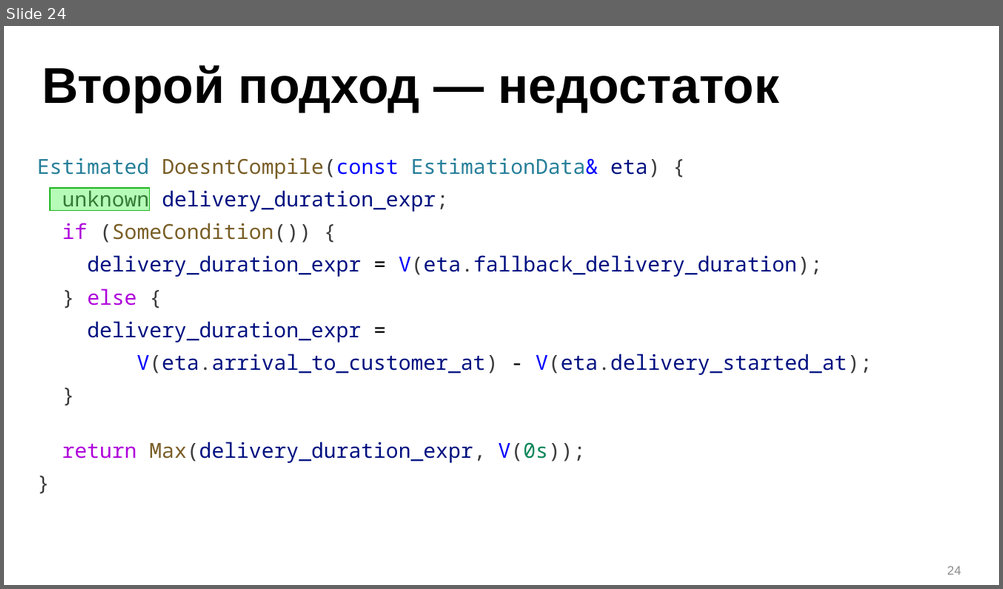
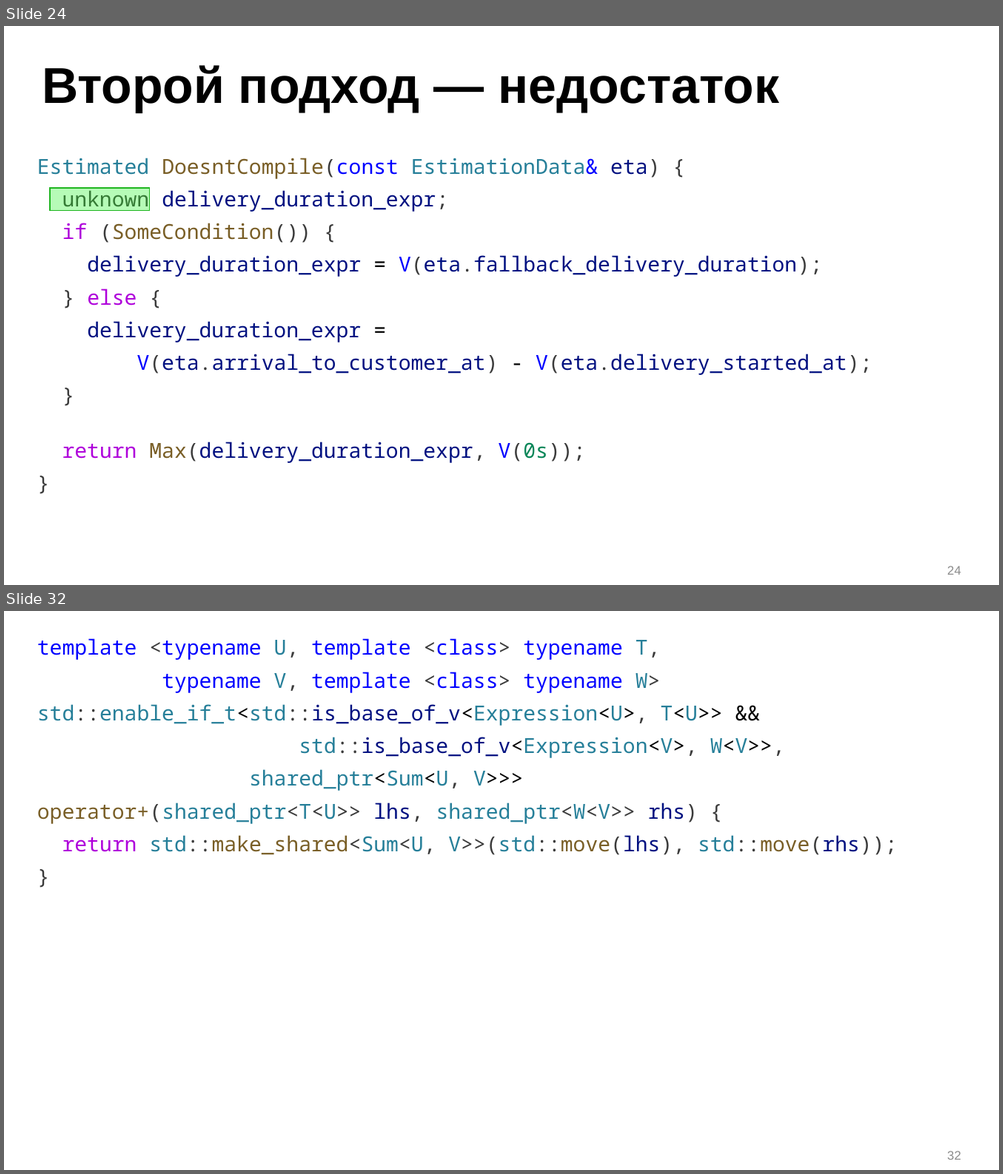
Before and after one commit to ishfb/zcc23, a slide deck: slides_new.pptx. Shown one above the other, each under a label of ours: slide 24 before the commit, slides 24 and 32 after it; the slides between them are not shown. The pictures are 1003x589 and 1003x1174 pixels, drawn with LibreOffice and Linux fonts; fonts in the diff are those of the drawing. Boxes give left, top, right and bottom in pixels: in the first picture for what was removed or moved away, otherwise in the second. Text is boxed around its words. In the diff, an @@ line names an element or a change of style, - is before the commit and + after.

```diff
--- a/slides_new.pptx
+++ b/slides_new.pptx
@@ slide 32 added at box(4, 611, 999, 1170), background #FFFFFF @@
@@ text added at box(37, 638, 896, 855), 20 pt, text #267F99 @@
+template <typename U, template <class> typename T,
+typename V, template <class> typename W>
+std::enable_if_t<std::is_base_of_v<Expression<U>, T<U>> &&
+std::is_base_of_v<Expression<V>, W<V>>,
+shared_ptr<Sum<U, V>>>
+operator+(shared_ptr<T<U>> lhs, shared_ptr<W<V>> rhs) {
+return std::make_shared<Sum<U, V>>(std::move(lhs), std::move(rhs));
+}
@@ page number added at box(947, 1151, 961, 1160), 12 pt, text #8C8C8C @@
+32
```
Also in this commit, not shown: 8 other slides added, 1 other file.
